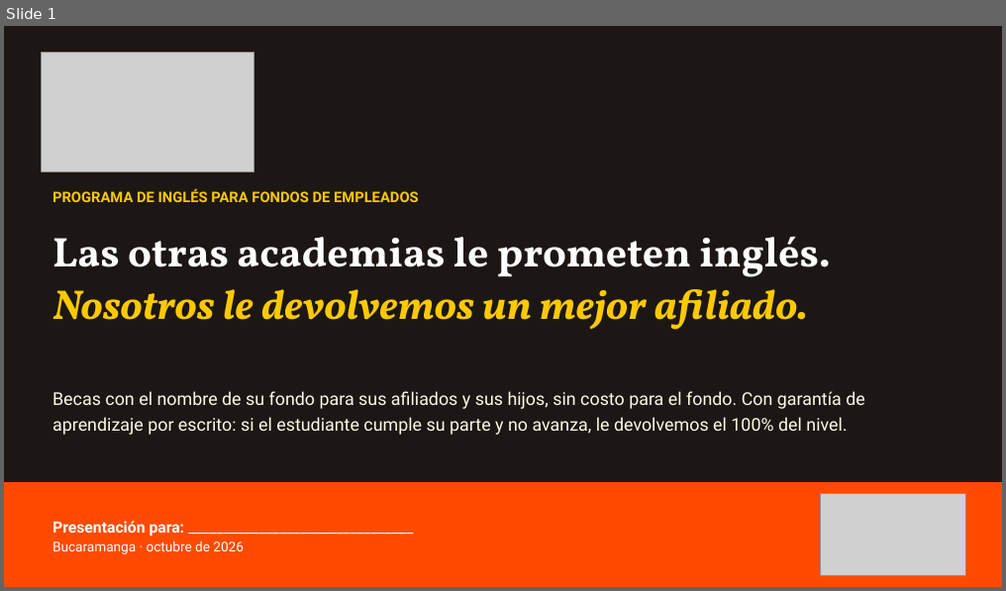
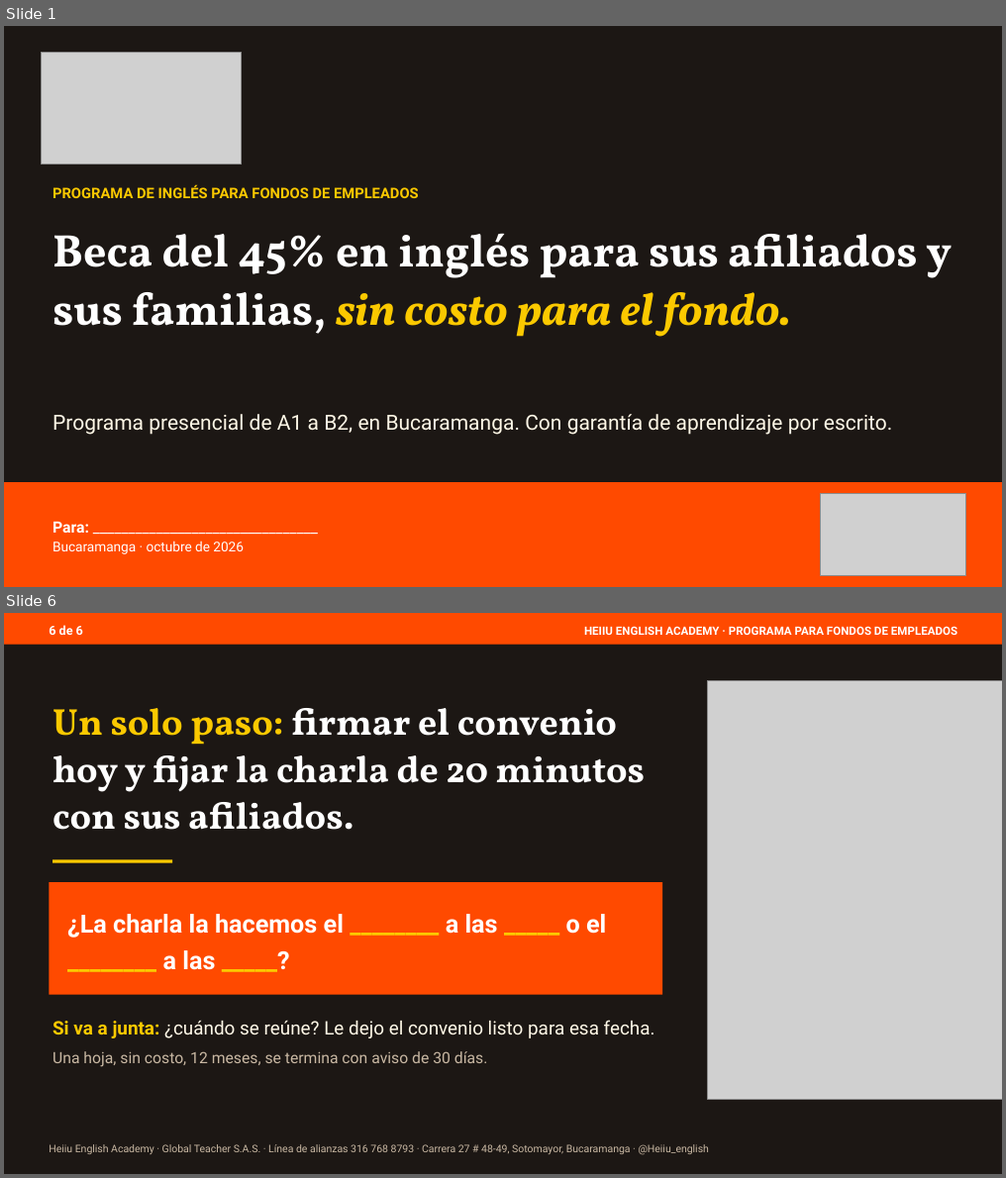
Before and after one commit to gomezrdiana/Plan-academico, a slide deck: recursos/comercial/B2B/PRESENTACION_FONDOS_EMPLEADOS_HEIIU.pptx. Shown one above the other, each under a label of ours: slide 1 before the commit, slides 1 and 6 after it; the slides between them are not shown. The pictures are 1006x591 and 1006x1178 pixels, drawn with LibreOffice and Linux fonts; fonts in the diff are those of the drawing; grey boxes stand for pictures. Boxes give left, top, right and bottom in pixels: in the first picture for what was removed or moved away, otherwise in the second. Text is boxed around its words. In the diff, an @@ line names an element or a change of style, - is before the commit and + after.

```diff
--- a/recursos/comercial/B2B/PRESENTACION_FONDOS_EMPLEADOS_HEIIU.pptx
+++ b/recursos/comercial/B2B/PRESENTACION_FONDOS_EMPLEADOS_HEIIU.pptx
@@ slide 6 added at box(4, 613, 1002, 1174), background #FFFFFF @@
@@ rectangle added at box(4, 613, 1002, 1174), fill #1C1714 @@
@@ rectangle added at box(4, 613, 1002, 645), fill #FF4A00 @@
@@ text added at box(49, 625, 83, 635), 12 pt, text #FFFFFF, bold @@
+6 de 6
@@ text added at box(584, 626, 957, 635), 11 pt, text #FFFFFF, bold @@
+HEIIU ENGLISH ACADEMY · PROGRAMA PARA FONDOS DE EMPLEADOS
@@ picture added at box(708, 680, 1002, 1100) @@
@@ text added at box(53, 708, 645, 830), 36 pt, text #FFFFFF, bold @@
+Un solo paso: firmar el convenio hoy y fijar la charla de 20 minutos con sus afiliados.
@@ rectangle added at box(53, 861, 172, 863), fill #FBC900 @@
@@ rectangle added at box(49, 882, 662, 995), fill #FF4A00 @@
@@ text added at box(67, 914, 606, 970), 24 pt, text #FFFFFF, bold @@
+¿La charla la hacemos el ________ a las _____ o el ________ a las _____?
@@ text added at box(53, 1020, 655, 1067), 18 pt, text #C9B8A3 @@
+Si va a junta: ¿cuándo se reúne? Le dejo el convenio listo para esa fecha.
+Una hoja, sin costo, 12 meses, se termina con aviso de 30 días.
@@ text added at box(49, 1145, 709, 1156), 10 pt, text #C9B8A3 @@
+Heiiu English Academy · Global Teacher S.A.S. · Línea de alianzas 316 768 8793 · Carrera 27 # 48-49, Sotomayor, Bucaramanga · @Heiiu_english
@@ slide 1 changed as well @@
@@ picture: place and size @@
-picture at box(42, 52, 254, 172)
+picture at box(42, 52, 242, 165)
@@ text "PROGRAMA DE INGLÉS PARA FONDOS ...": place and size @@
-text "PROGRAMA DE INGLÉS PARA FONDOS ..." at box(53, 188, 419, 202)
+text "PROGRAMA DE INGLÉS PARA FONDOS ..." at box(53, 184, 419, 198)
@@ text at box(53, 233, 951, 337): text changed; size 40 to 44 pt; text colour #FBC900 to #FFFFFF; italic off @@
-Las otras academias le prometen inglés. Nosotros le devolvemos un mejor afiliado.
+Beca del 45% en inglés para sus afiliados y sus familias, sin costo para el fondo.
@@ text at box(53, 414, 892, 435): text changed; size 17 to 20 pt @@
-Becas con el nombre de su fondo para sus afiliados y sus hijos, sin costo para el fondo. Con garantía de aprendizaje por escrito: si el estudiante cumple su parte y no avanza, le devolvemos el 100% del nivel.
+Programa presencial de A1 a B2, en Bucaramanga. Con garantía de aprendizaje por escrito.
@@ text at box(53, 521, 89, 533): text changed @@
-Presentación para: ________________________________
+Para: ________________________________
```
Also in this commit, not shown: 1 other slide changed, 3 other slides added, 5 slides removed, 6 other files.
